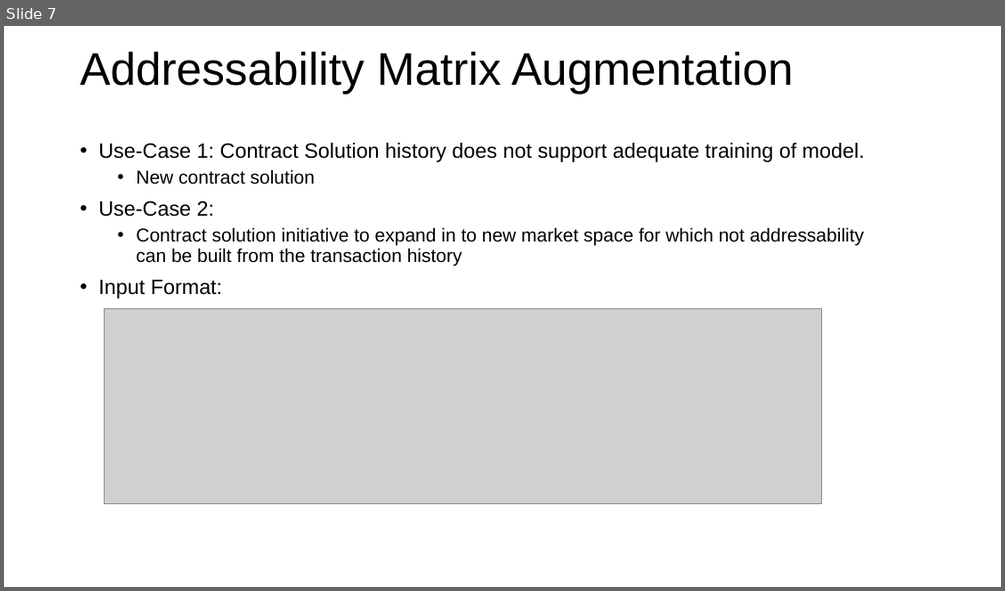
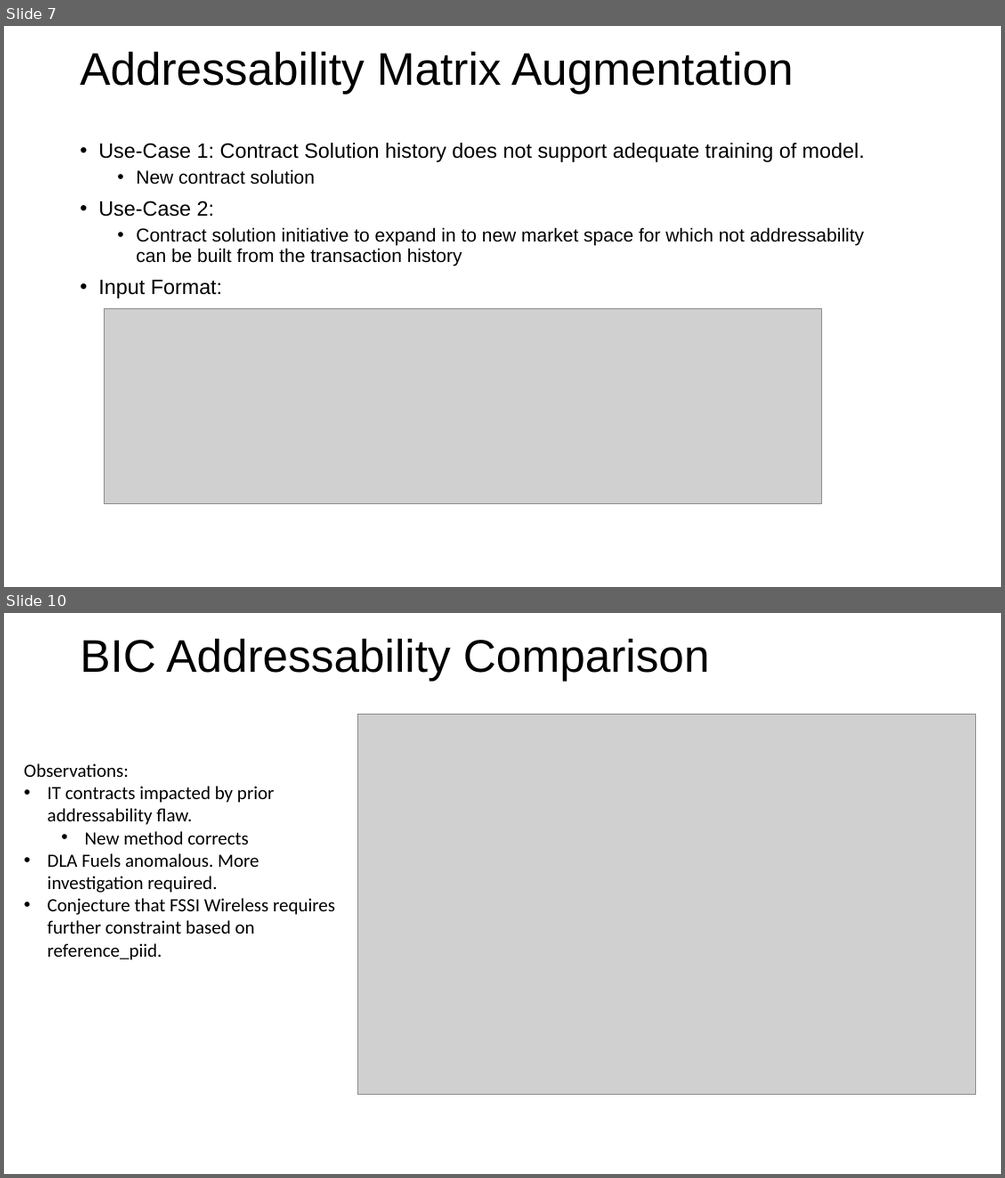
Before and after one commit to mrbest/CombinedAddressability, a slide deck: CombinedAddressability.pptx. Shown one above the other, each under a label of ours: slide 7 before the commit, slides 7 and 10 after it; the slides between them are not shown. The pictures are 1005x591 and 1005x1178 pixels, drawn with LibreOffice and Linux fonts; fonts in the diff are those of the drawing; grey boxes stand for pictures; background and template pictures are left out. Boxes give left, top, right and bottom in pixels: in the first picture for what was removed or moved away, otherwise in the second. Text is boxed around its words. In the diff, an @@ line names an element or a change of style, - is before the commit and + after.

```diff
--- a/CombinedAddressability.pptx
+++ b/CombinedAddressability.pptx
@@ slide 10 added at (4, 613, 1001, 1174), background #FFFFFF @@
@@ title added at (80, 638, 710, 681), 44 pt, text #000000 @@
+BIC Addressability Comparison
@@ picture added at (357, 714, 975, 1094) @@
@@ text added at (24, 763, 335, 960), 18 pt, text #000000 @@
+Observations:
+• IT contracts impacted by prior addressability flaw.
+  • New method corrects
+• DLA Fuels anomalous. More investigation required.
+• Conjecture that FSSI Wireless requires further constraint based on reference_piid.
```
Also in this commit, not shown: 1 slide changed, 3 other slides added, 1 slide removed, 4 other files.
